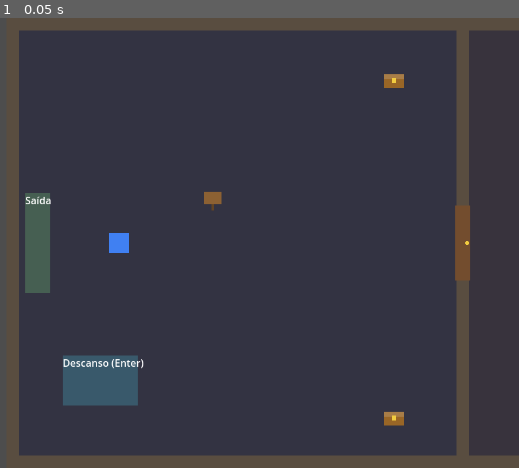
Above: before the commit, frame 1.
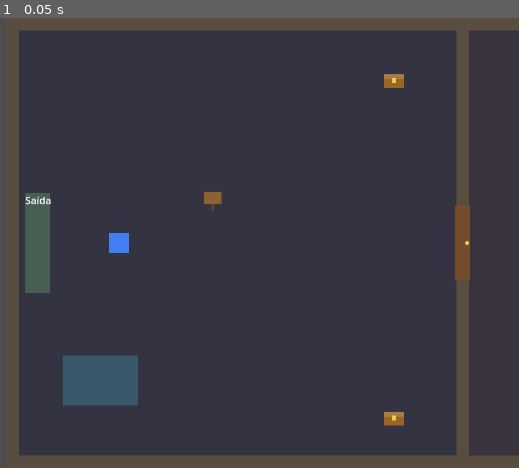
Above: after the commit, the same moment.

Repository: alexzjss/vat
Game: Godot game, scene res://world/fatia/dungeon_1.tscn
Two runs of this game, one before a commit and one after it. Both use one fixed random seed, a clock stepped at 60 frames per second and the inputs below. This scene is started directly instead of the project's main scene.
Inputs:
- Up to frame 1 (0.05 s): no input

The runs differ from the first frame. In frame 1, 0.2% of the frame differs, in the area x 12-28%, y 75-78%.

Commit message:
fix(fatia): nomes longos no HUD da batalha e rotulo do descanso escondido
Co-Authored-By: Claude Sonnet 5.5 <noreply@anthropic.com>

Diff:
--- a/game/battle/combatant_view.gd
+++ b/game/battle/combatant_view.gd
@@ -7,6 +7,13 @@
 const SIZE: float = 64.0
 const BAR_W: float = 96.0
 const BAR_H: float = 7.0
+## Nome: tamanho base e mínimo da fonte. Nome longo encolhe até o mínimo e, se ainda não couber, termina em "…".
+const NAME_SIZE: int = 16
+const NAME_MIN_SIZE: int = 10
+const ELLIPSIS: String = "…"
+## Área ocupada pelo HUD de um inimigo (nome, corpo, barras e números de HP/AP), relativa à posição dele. As arenas
+## espaçam os pontos de inimigo para que estes retângulos não se sobreponham.
+const HUD_RECT: Rect2 = Rect2(-48.0, -58.0, 150.0, 131.0)
 const HERO_COLOR: Color = Color(0.25, 0.45, 0.95)
 const ENEMY_COLOR: Color = Color(0.9, 0.25, 0.25)
 const LIMIT_COLOR: Color = Color(0.95, 0.55, 0.15)
@@ -64,7 +71,8 @@
 		draw_arc(Vector2.ZERO, half + 8.0, 0.0, TAU, 40, Color(1.0, 0.6, 0.1), 4.0)
 	var font: Font = ThemeDB.fallback_font
 	var x0: float = -BAR_W / 2.0
-	draw_string(font, Vector2(x0, -half - 10.0), combatant.display_name, HORIZONTAL_ALIGNMENT_CENTER, BAR_W, 16)
+	var fit: Dictionary = fit_name(font, combatant.display_name, BAR_W)
+	draw_string(font, Vector2(x0, -half - 10.0), fit["text"], HORIZONTAL_ALIGNMENT_CENTER, BAR_W, fit["size"])
 	if shielded and not down:
 		draw_string(font, Vector2(x0, -half - 28.0), "Protegido", HORIZONTAL_ALIGNMENT_CENTER, BAR_W, 14, Color(0.55, 0.8, 1.0))
 	if combatant.is_charging() and not down:
@@ -84,6 +92,17 @@
 		_bar(Vector2(x0, y), clampf(combatant.limit, 0.0, 1.0), limit_color())
 	y += BAR_H + 16.0
 	draw_string(font, Vector2(x0, y), status_text(), HORIZONTAL_ALIGNMENT_CENTER, BAR_W, 12)
+
+## Ajusta o nome à largura `max_w`: encolhe a fonte de `base_size` até `min_size`; se ainda passar, corta e termina em "…".
+## Devolve {"text": String, "size": int}.
+static func fit_name(font: Font, text: String, max_w: float, base_size: int = NAME_SIZE, min_size: int = NAME_MIN_SIZE) -> Dictionary:
+	for size: int in range(base_size, min_size - 1, -1):
+		if font.get_string_size(text, HORIZONTAL_ALIGNMENT_LEFT, -1, size).x <= max_w:
+			return {"text": text, "size": size}
+	var cut: String = text
+	while not cut.is_empty() and font.get_string_size(cut + ELLIPSIS, HORIZONTAL_ALIGNMENT_LEFT, -1, min_size).x > max_w:
+		cut = cut.substr(0, cut.length() - 1)
+	return {"text": cut + ELLIPSIS, "size": min_size}
 
 ## Barra de Limite cheia pisca entre dois tons (relogio de parede; so visual).
 func limit_color() -> Color:
--- a/game/tests/test_fatia_content.gd
+++ b/game/tests/test_fatia_content.gd
@@ -232,6 +232,19 @@
 	await _wait_idle()
 	assert_eq(game.current_map, &"dungeon_1")
 	assert_eq((game.current as LocalMap).player.global_position, game.current.get_node("Escada").global_position)
+
+func test_enemy_huds_do_not_overlap_in_the_slice_arenas() -> void:
+	for map_id: StringName in [&"estrada", &"dungeon_1", &"dungeon_2"]:
+		var scene: Node = (Game.MAPS[map_id] as PackedScene).instantiate()
+		var arena: Node2D = scene.get_node("Arena") as Node2D
+		var rects: Array[Rect2] = []
+		for i: int in range(1, 5):
+			var spot: Node2D = arena.get_node("EnemySpot%d" % i) as Node2D
+			rects.append(Rect2(CombatantView.HUD_RECT.position + spot.position, CombatantView.HUD_RECT.size))
+		for a: int in rects.size():
+			for b: int in range(a + 1, rects.size()):
+				assert_false(rects[a].intersects(rects[b]), "%s: HUD do inimigo %d sobrepõe o %d" % [map_id, a + 1, b + 1])
+		scene.free()
 
 func test_overworld_pass_is_blocked_except_through_the_road() -> void:
 	var world: Node = (Game.MAPS[&"overworld_fatia"] as PackedScene).instantiate()
--- a/game/tests/test_interaction.gd
+++ b/game/tests/test_interaction.gd
@@ -274,3 +274,24 @@
 	assert_false(label.visible, "batalha em andamento: sem aviso")
 	map.battle.free()
 	map.battle = null
+
+func test_rest_point_label_hides_while_the_map_is_busy() -> void:
+	await _enter_area()
+	var label: Label = null
+	for c: Node in map.rest_point.get_children():
+		if c is Label:
+			label = c as Label
+	assert_not_null(label)
+	await get_tree().process_frame
+	assert_true(label.visible, "livre: o rótulo do descanso aparece")
+	map.event_active = true
+	await get_tree().process_frame
+	assert_false(label.visible, "evento: sem rótulo")
+	map.event_active = false
+	map.battle = BattleScene.new()
+	await get_tree().process_frame
+	assert_false(label.visible, "batalha: sem rótulo")
+	map.battle.free()
+	map.battle = null
+	await get_tree().process_frame
+	assert_true(label.visible)
--- a/game/tests/test_status_ui.gd
+++ b/game/tests/test_status_ui.gd
@@ -276,3 +276,36 @@
 	s.ctrl.outcome = BattleController.Outcome.FLED
 	s._on_battle_ended(BattleController.Outcome.FLED)
 	assert_lte(heroes[0].hp, real_max, "HP gravado no HeroState respeita o maximo real")
+
+# --- nome no HUD: cabe na largura (M12.5) -----------------------------------------------
+
+func _width(text: String, size: int) -> float:
+	return ThemeDB.fallback_font.get_string_size(text, HORIZONTAL_ALIGNMENT_LEFT, -1, size).x
+
+func test_short_name_keeps_the_base_size_and_text() -> void:
+	var fit: Dictionary = CombatantView.fit_name(ThemeDB.fallback_font, "Ana", CombatantView.BAR_W)
+	assert_eq(fit["text"], "Ana")
+	assert_eq(fit["size"], CombatantView.NAME_SIZE)
+
+func test_long_name_shrinks_before_it_is_cut() -> void:
+	var name: String = "Guardião (fatia)"
+	assert_gt(_width(name, CombatantView.NAME_SIZE), CombatantView.BAR_W, "no tamanho base não cabe")
+	var fit: Dictionary = CombatantView.fit_name(ThemeDB.fallback_font, name, CombatantView.BAR_W)
+	assert_eq(fit["text"], name, "encolhendo, o nome inteiro cabe")
+	assert_lt(fit["size"], CombatantView.NAME_SIZE)
+	assert_gte(fit["size"], CombatantView.NAME_MIN_SIZE)
+	assert_lte(_width(fit["text"], fit["size"]), CombatantView.BAR_W)
+
+func test_very_long_name_ends_with_an_ellipsis_at_the_minimum_size() -> void:
+	var name: String = "Nome de teste absurdamente comprido para a barra"
+	var fit: Dictionary = CombatantView.fit_name(ThemeDB.fallback_font, name, CombatantView.BAR_W)
+	assert_eq(fit["size"], CombatantView.NAME_MIN_SIZE)
+	assert_true(String(fit["text"]).ends_with("…"))
+	assert_lt(String(fit["text"]).length(), name.length())
+	assert_lte(_width(fit["text"], fit["size"]), CombatantView.BAR_W)
+	assert_true(name.begins_with(String(fit["text"]).trim_suffix("…")), "o início do nome é preservado")
+
+func test_fit_name_handles_empty_and_degenerate_widths() -> void:
+	assert_eq(CombatantView.fit_name(ThemeDB.fallback_font, "", CombatantView.BAR_W)["text"], "")
+	var tiny: Dictionary = CombatantView.fit_name(ThemeDB.fallback_font, "Abc", 1.0)
+	assert_eq(tiny["text"], "…", "nem uma letra cabe: só as reticências")
--- a/game/world/fatia/dungeon_1.tscn
+++ b/game/world/fatia/dungeon_1.tscn
@@ -375,10 +375,10 @@
 position = Vector2(180, 90)
 
 [node name="EnemySpot3" type="Marker2D" parent="Arena"]
-position = Vector2(260, -180)
+position = Vector2(260, -230)
 
 [node name="EnemySpot4" type="Marker2D" parent="Arena"]
-position = Vector2(260, 180)
+position = Vector2(260, 230)
 
 [node name="Followers" type="Node2D" parent="."]
 script = ExtResource("e24")
--- a/game/world/fatia/dungeon_2.tscn
+++ b/game/world/fatia/dungeon_2.tscn
@@ -340,10 +340,10 @@
 position = Vector2(180, 90)
 
 [node name="EnemySpot3" type="Marker2D" parent="Arena"]
-position = Vector2(260, -180)
+position = Vector2(260, -230)
 
 [node name="EnemySpot4" type="Marker2D" parent="Arena"]
-position = Vector2(260, 180)
+position = Vector2(260, 230)
 
 [node name="Followers" type="Node2D" parent="."]
 script = ExtResource("e20")
--- a/game/world/fatia/estrada.tscn
+++ b/game/world/fatia/estrada.tscn
@@ -239,10 +239,10 @@
 position = Vector2(180, 90)
 
 [node name="EnemySpot3" type="Marker2D" parent="Arena"]
-position = Vector2(260, -180)
+position = Vector2(260, -230)
 
 [node name="EnemySpot4" type="Marker2D" parent="Arena"]
-position = Vector2(260, 180)
+position = Vector2(260, 230)
 
 [node name="Followers" type="Node2D" parent="."]
 script = ExtResource("e8")
--- a/game/world/interactable.gd
+++ b/game/world/interactable.gd
@@ -48,8 +48,12 @@
 
 func _process(_delta: float) -> void:
 	if _prompt_label != null:
-		var m: LocalMap = LocalMap.map_of(self)
-		_prompt_label.visible = can_interact() and (m == null or not m.is_busy())
+		_prompt_label.visible = can_interact() and not map_busy()
+
+## O mapa está ocupado (batalha, evento ou travado)? Os avisos na tela somem; a mesma condição de LocalMap.try_interact.
+func map_busy() -> bool:
+	var m: LocalMap = LocalMap.map_of(self)
+	return m != null and m.is_busy()
 
 func can_interact() -> bool:
 	return enabled and player_inside
--- a/game/world/rest_point.gd
+++ b/game/world/rest_point.gd
@@ -6,6 +6,8 @@
 
 @export var spawn_name: StringName = &"RestSpawn"
 @export var label_text: String = "Descanso"
+
+var _label: Label
 
 func _ready() -> void:
 	super._ready()
@@ -16,8 +18,14 @@
 	fill.size = rect.size
 	fill.mouse_filter = Control.MOUSE_FILTER_IGNORE
 	add_child(fill)
-	var label := Label.new()
-	label.text = "%s (Enter)" % label_text
-	label.position = rect.position
-	label.mouse_filter = Control.MOUSE_FILTER_IGNORE
-	add_child(label)
+	_label = Label.new()
+	_label.text = "%s (Enter)" % label_text
+	_label.position = rect.position
+	_label.mouse_filter = Control.MOUSE_FILTER_IGNORE
+	add_child(_label)
+
+## O rótulo da área some com o mapa ocupado (batalha, evento, travado), como os demais avisos.
+func _process(delta: float) -> void:
+	super._process(delta)
+	if _label != null:
+		_label.visible = not map_busy()
